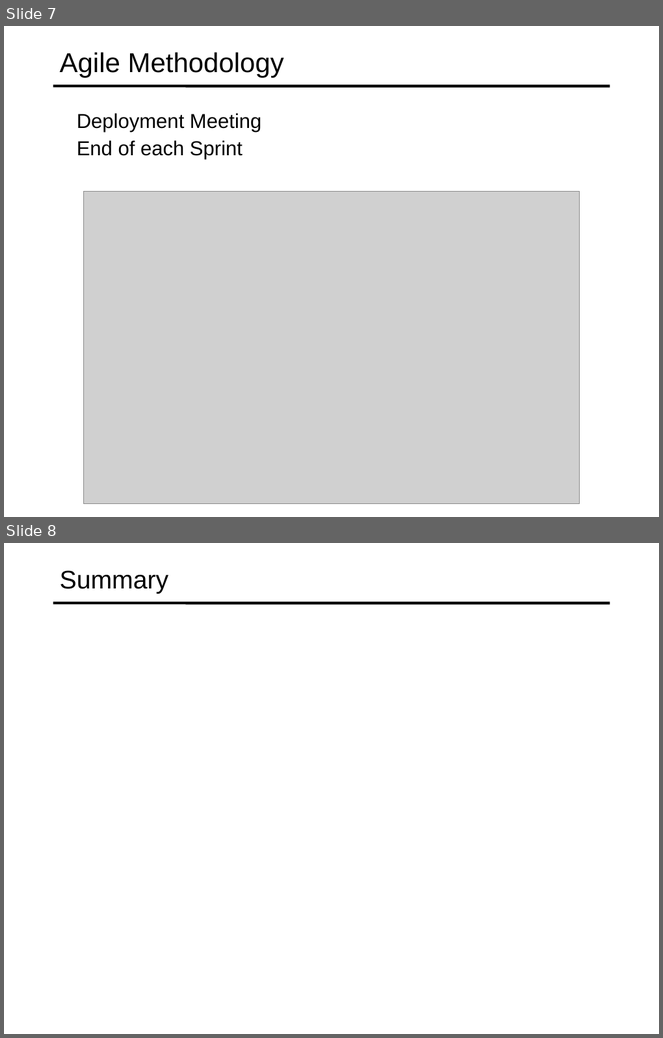
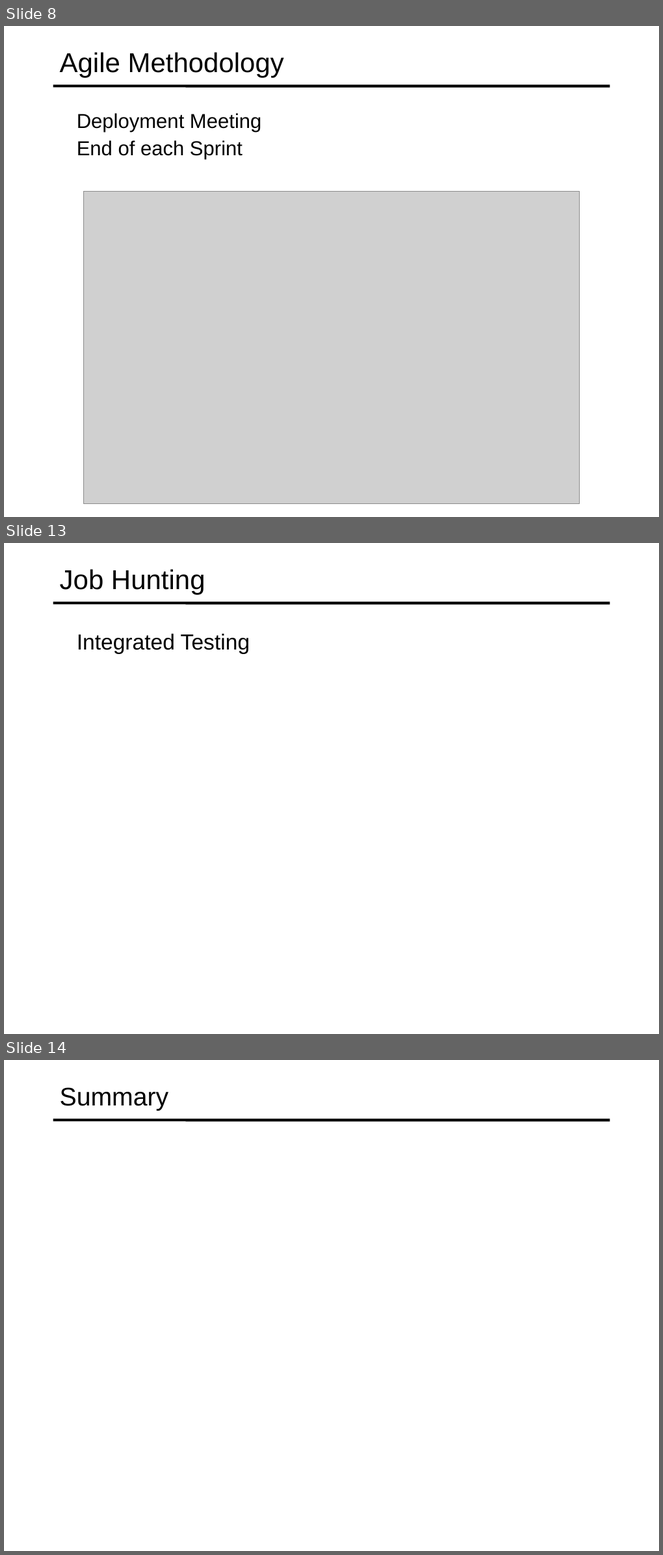
Before and after one commit to specter01wj/Jago_Link_Training, a slide deck: Angular/Interview Lectures/Work Flow/Work Flow.ppt. Shown one above the other, each under a label of ours: slides 7 and 8 before the commit, slides 8, 13 and 14 after it; the slides between them are not shown. The pictures are 663x1038 and 663x1555 pixels, drawn with LibreOffice and Linux fonts; fonts in the diff are those of the drawing; grey boxes stand for pictures. Boxes give left, top, right and bottom in pixels: in the first picture for what was removed or moved away, otherwise in the second. Text is boxed around its words. In the diff, an @@ line names an element or a change of style, - is before the commit and + after.

```diff
--- a/Angular/Interview Lectures/Work Flow/Work Flow.ppt
+++ b/Angular/Interview Lectures/Work Flow/Work Flow.ppt
@@ slide 13 added at (4, 543, 659, 1034), background #FFFFFF; not listed: 1 template element that a slide beside it also shows @@
@@ title added at (60, 569, 206, 594), 30 pt, text #000000 @@
+Job Hunting
@@ text added at (77, 633, 250, 654), 24 pt, text #000000 @@
+  Integrated Testing
@@ what was slide 7 is now slide 8 @@
@@ what was slide 8 is now slide 14 @@
```
Also in this commit, not shown: 5 other slides added, 1 other file.
